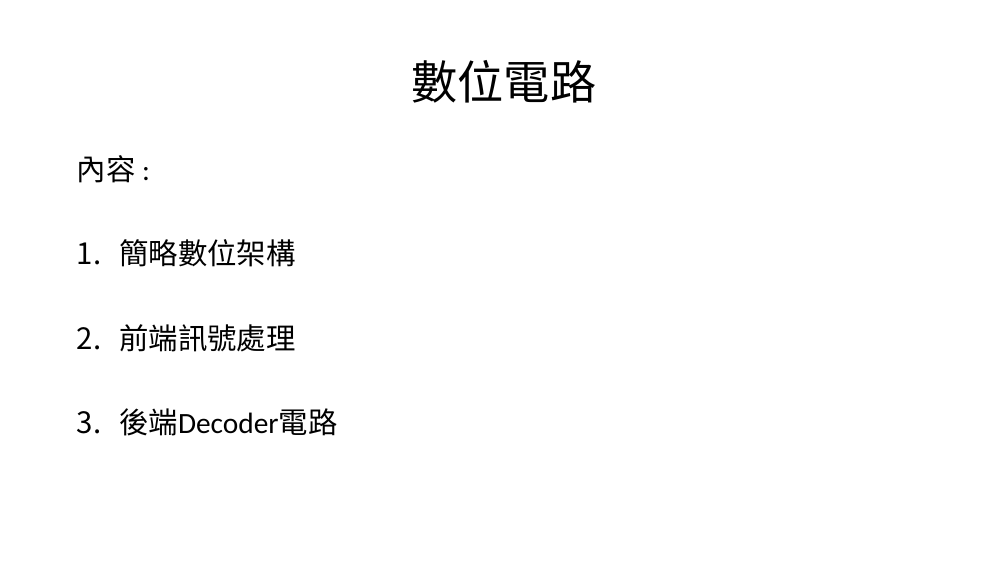
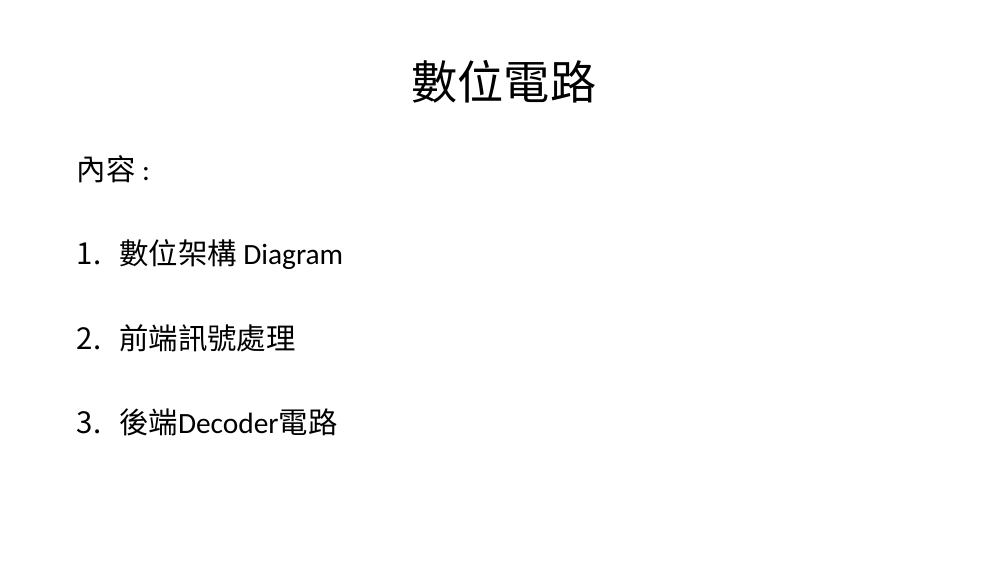
Before and after one commit to a0910281835/Summrary_PDF, a slide deck: slide 29 of Project_Summary_pdf/Project_Summary.pptx. Drawn at 1008x567 pixels with LibreOffice and Linux fonts; fonts in the diff are those of the drawing. Boxes give left, top, right and bottom in pixels: in the first picture for what was removed or moved away, otherwise in the second. Text is boxed around its words. In the diff, an @@ line names an element or a change of style, - is before the commit and + after.

```diff
--- a/Project_Summary_pdf/Project_Summary.pptx
+++ b/Project_Summary_pdf/Project_Summary.pptx
@@ text at <box>119,239,343,269</box>: text changed @@
-1. 簡略數位架構
+1. 數位架構 Diagram
```
Also in this commit, not shown: 1 other slide changed, 1 slide added.
